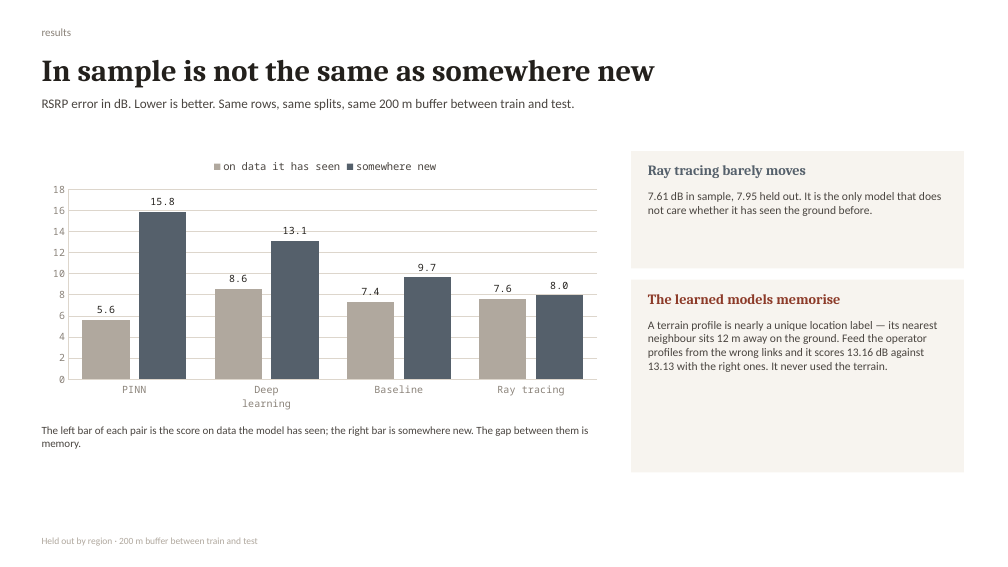
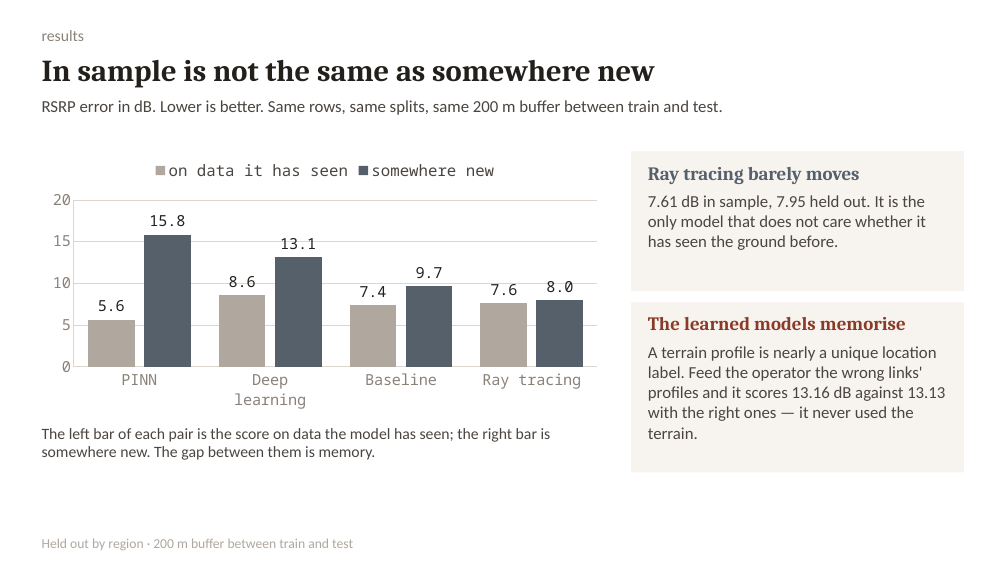
Before and after one commit to mtang724/arathon-c03-rural-infrastructure-placement, a slide deck: slide 4 of ARA_Challenge3.pptx. Drawn at 1008x567 pixels with LibreOffice and Linux fonts; fonts in the diff are those of the drawing. Boxes give left, top, right and bottom in pixels: in the first picture for what was removed or moved away, otherwise in the second. Text is boxed around its words. In the diff, an @@ line names an element or a change of style, - is before the commit and + after.

```diff
--- a/ARA_Challenge3.pptx
+++ b/ARA_Challenge3.pptx
@@ text "results" at (42, 30, 85, 41): size 10.5 to 15 pt @@
@@ text "RSRP error in dB. Lower ..." at (42, 100, 723, 115): size 12.5 to 16 pt @@
@@ column chart at (42, 151, 609, 416) @@
@@ data labels of on data it has seen changed @@
@@ data labels of somewhere new changed @@
@@ legend changed @@
@@ category axis changed @@
@@ value axis changed @@
@@ lettering changed @@
@@ rectangle: place and size @@
-rectangle at (631, 151, 964, 268)
+rectangle at (631, 151, 964, 291)
@@ text "Ray tracing barely moves" at (648, 167, 860, 184): size 13.5 to 18 pt @@
@@ text "7.61 dB in sample, 7.95 ..." at (648, 195, 926, 250): size 11 to 16 pt @@
@@ rectangle: place and size @@
-rectangle at (631, 280, 964, 473)
+rectangle at (631, 302, 964, 473)
@@ text "The learned models memorise" at (648, 317, 906, 330): size 13.5 to 18 pt @@
@@ text "The learned models memorise": place and size @@
-text "The learned models memorise" at (648, 294, 840, 304)
+text "The learned models memorise" at (648, 317, 906, 330)
@@ text at (648, 346, 945, 439): text changed; size 11 to 16 pt @@
-A terrain profile is nearly a unique location label — its nearest neighbour sits 12 m away on the ground. Feed the operator profiles from the wrong links and it scores 13.16 dB against 13.13 with the right ones. It never used the terrain.
+A terrain profile is nearly a unique location label. Feed the operator the wrong links' profiles and it scores 13.16 dB against 13.13 with the right ones — it never used the terrain.
@@ text "The left bar of each ..." at (42, 428, 551, 460): size 10.5 to 15 pt @@
@@ text "Held out by region · ..." at (42, 538, 353, 550): size 9 to 13 pt @@
```
Also in this commit, not shown: 5 other slides changed, 2 other files.
